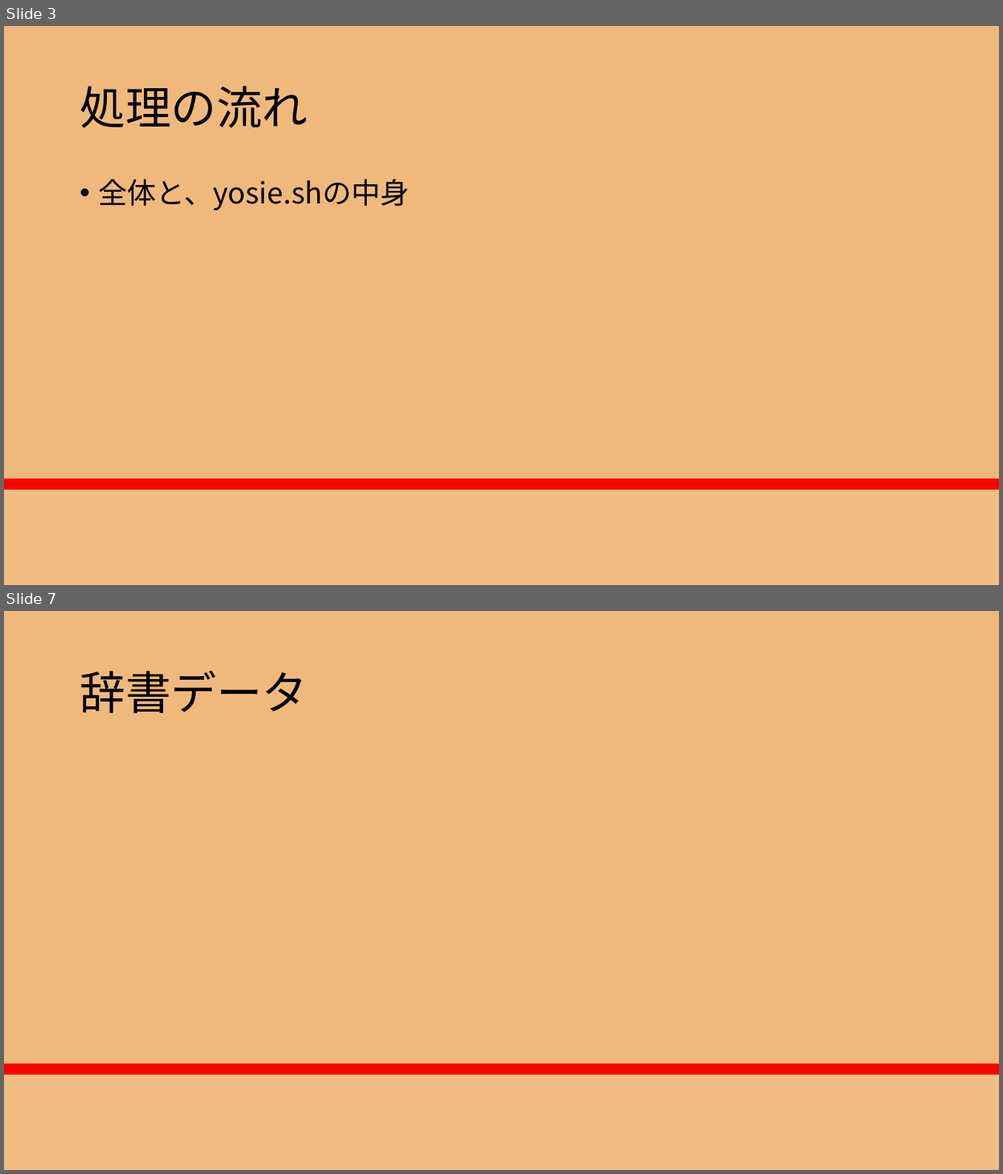
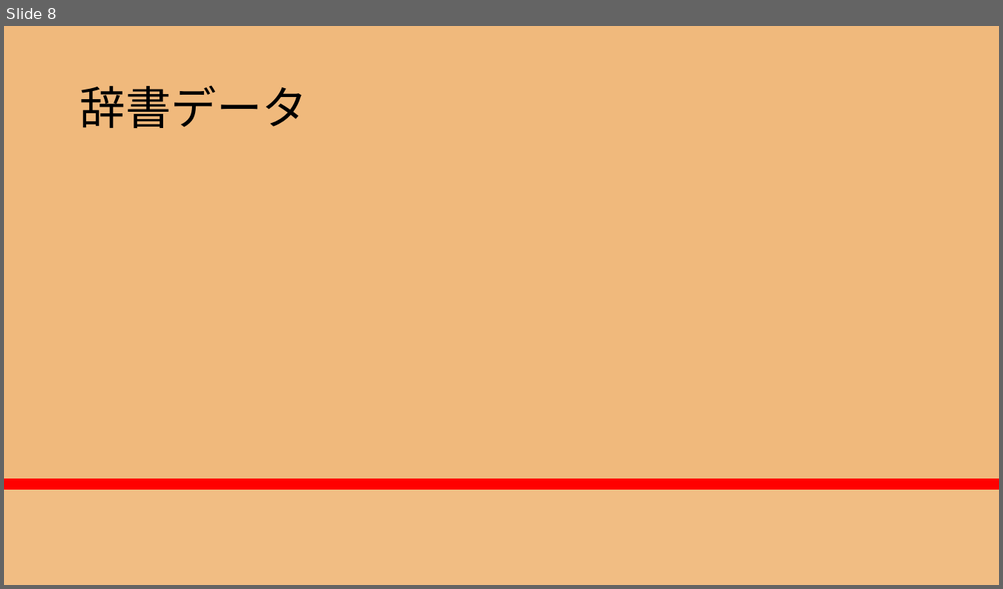
Before and after one commit to RikiishiSuzunosuke/AIspeaker_yosie, a slide deck: presentation/AIスピーカー開発_3_main.pptx. Shown one above the other, each under a label of ours: slides 3 and 7 before the commit, slide 8 after it; the slides between them are not shown. The pictures are 1003x1174 and 1003x589 pixels, drawn with LibreOffice and Linux fonts; fonts in the diff are those of the drawing. Boxes give left, top, right and bottom in pixels: in the first picture for what was removed or moved away, otherwise in the second. Text is boxed around its words. In the diff, an @@ line names an element or a change of style, - is before the commit and + after.

```diff
--- a/presentation/AIスピーカー開発_3_main.pptx
+++ b/presentation/AIスピーカー開発_3_main.pptx
@@ slide 3 removed at [4,26,999,585], background gradient #F0B97C to #FF0000 to #F86446 to #F1BD83 @@
@@ title removed at [79,86,307,128] @@
-処理の流れ
@@ text removed at [99,179,410,210] @@
-• 全体と、yosie.shの中身
@@ what was slide 7 is now slide 8 @@
```
Also in this commit, not shown: 5 slides changed, 5 slides added, 1 other slide removed, 2 other files.
